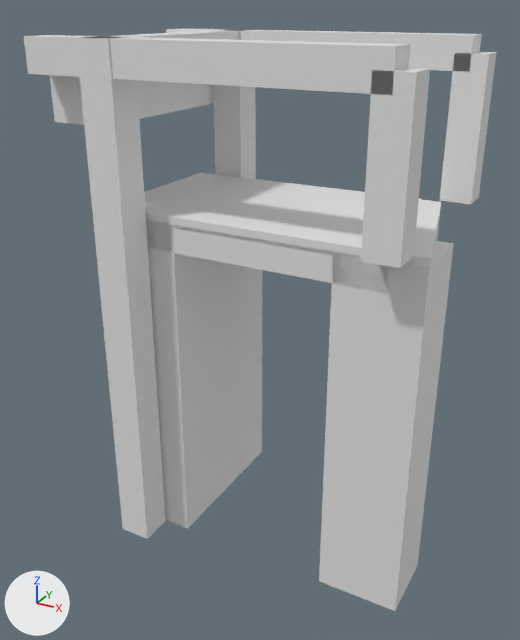
A saved change to the glTF model models/hasselt/hasselt-verlaatsbrug-hasselt/hasselt-verlaatsbrug-hasselt.glb.
Both versions are drawn from a 50 mm lens placed at (8.68, -17.69, 5.5), pointed at (-0.85, -0.37, -3.16). Every picture has the same lights, and +X, +Y and +Z are marked at lower left. The picture after the commit comes second.

The first picture shows 'building:balans', 'building:balans 2', 'building:contragewicht', 'building:hamei', 'building:hamei 2', 'building:hangstang', 'building:hangstang 2', 'building:portaal', 'road:dek', 'road:landhoofd (aangenomen)', 'road:landhoofd (aangenomen) 2', 'road:rijbaan lokale weg', 'road:voetpad'.
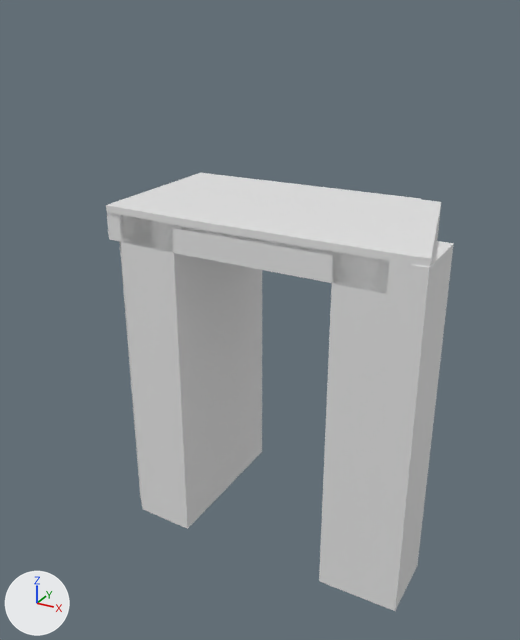
Where the change shows, as pixel boxes [x1, y1, x2, y2] in the pictures (520 x 640 px):
'building:hamei 2', deleted: before [76, 36, 166, 539]
'building:balans 2', deleted: before [24, 35, 411, 95]
'building:hangstang 2', deleted: before [361, 68, 430, 268]
'building:hangstang', deleted: before [439, 52, 497, 204]
'building:balans', deleted: before [166, 28, 482, 72]
'building:hamei', deleted: before [213, 29, 256, 179]
'building:contragewicht', deleted: before [50, 75, 214, 125]
'building:portaal', deleted: before [104, 30, 238, 40]

What the commit changed:
Object 'building:hamei' (ob_building_hamei) is deleted.
Object 'building:hamei 2' (ob_building_hamei_2) is deleted.
Object 'building:portaal' (ob_building_portaal) is deleted.
Object 'building:balans' (ob_building_balans) is deleted.
Object 'building:hangstang' (ob_building_hangstang) is deleted.
Object 'building:balans 2' (ob_building_balans_2) is deleted.
Object 'building:hangstang 2' (ob_building_hangstang_2) is deleted.
Object 'building:contragewicht' (ob_building_contragewicht) is deleted.
